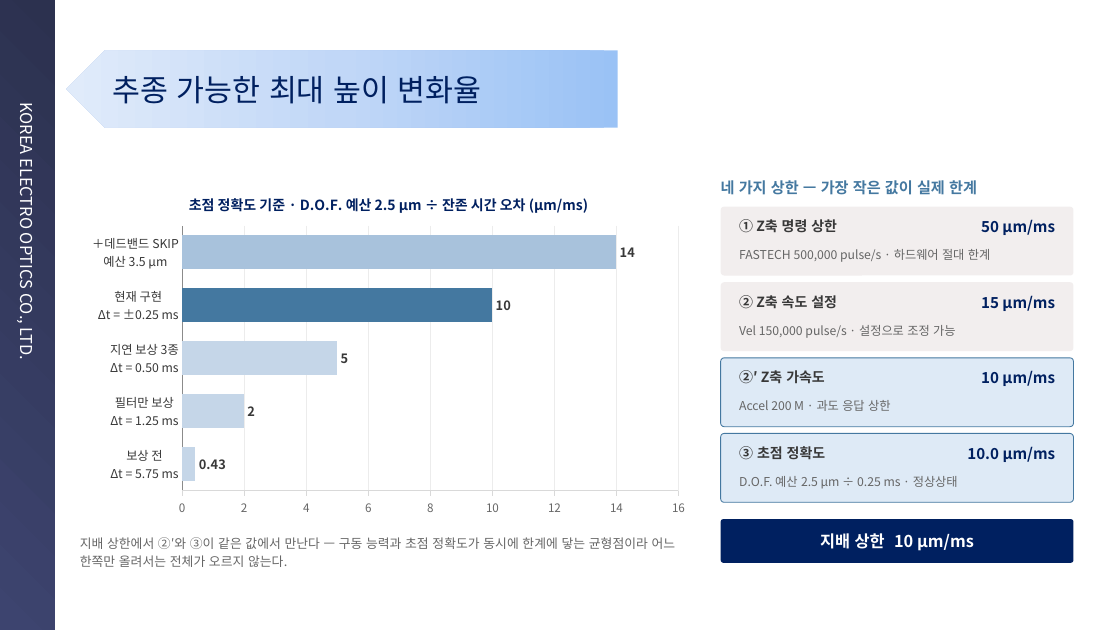
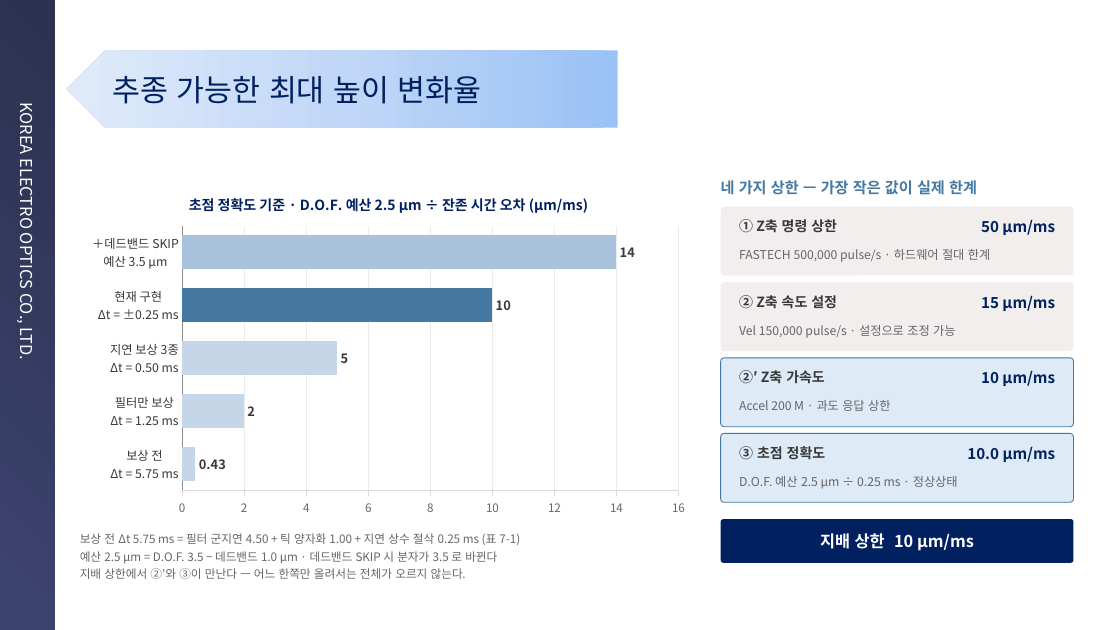
Before and after one commit to kyeongsunyu/SEQApp, a slide deck: slide 12 of Documents/기술경진대회/연구소기술경진대회_민수개발팀 윤경현_피드포워드 오토포커스_260901.pptx. Drawn at 1120x630 pixels with LibreOffice and Linux fonts; fonts in the diff are those of the drawing; background and template pictures are left out. Boxes give left, top, right and bottom in pixels: in the first picture for what was removed or moved away, otherwise in the second. Text is boxed around its words. In the diff, an @@ line names an element or a change of style, - is before the commit and + after.

```diff
--- a/Documents/기술경진대회/연구소기술경진대회_민수개발팀 윤경현_피드포워드 오토포커스_260901.pptx
+++ b/Documents/기술경진대회/연구소기술경진대회_민수개발팀 윤경현_피드포워드 오토포커스_260901.pptx
@@ text at [80, 533, 520, 579]: text changed; size 11 to 10 pt @@
-지배 상한에서 ②′와 ③이 같은 값에서 만난다 — 구동 능력과 초점 정확도가 동시에 한계에 닿는 균형점이라 어느 한쪽만 올려서는 전체가 오르지 않는다.
+보상 전 Δt 5.75 ms = 필터 군지연 4.50 + 틱 양자화 1.00 + 지연 상수 절삭 0.25 ms (표 7-1)
+예산 2.5 µm = D.O.F. 3.5 − 데드밴드 1.0 µm · 데드밴드 SKIP 시 분자가 3.5 로 바뀐다
+지배 상한에서 ②′와 ③이 만난다 — 어느 한쪽만 올려서는 전체가 오르지 않는다.
```
Also in this commit, not shown: 1 other file.
